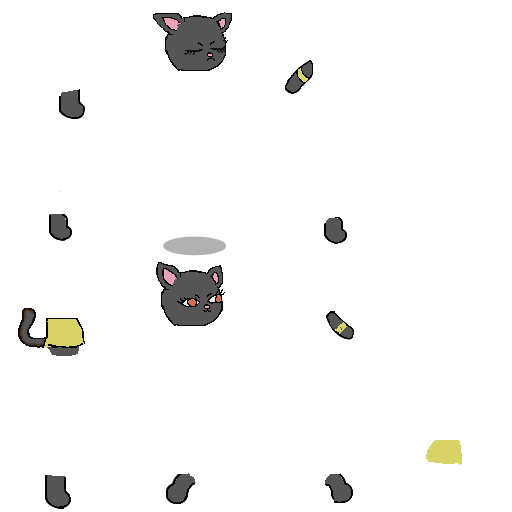
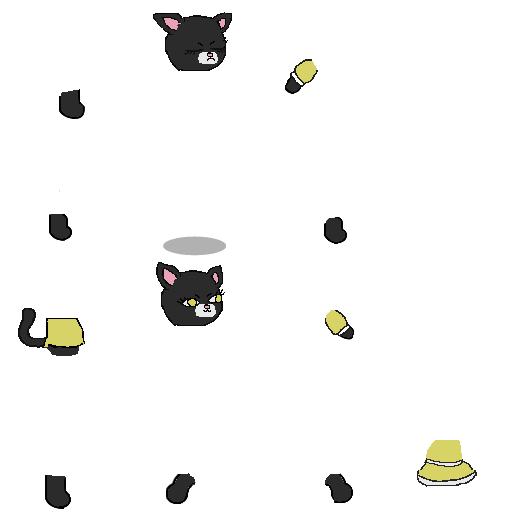
The second 512×512 image is a revision of the first. Changes to its layers:
painted on "just eyesw Copy" over left=188, top=295, right=221, bottom=306
showed "face brown upper", painted on it over left=176, top=32, right=225, bottom=64
showed "face brown", painted on it over left=173, top=286, right=221, bottom=318
painted on "3-Sylvia_tex Copy" over left=20, top=13, right=477, bottom=507
